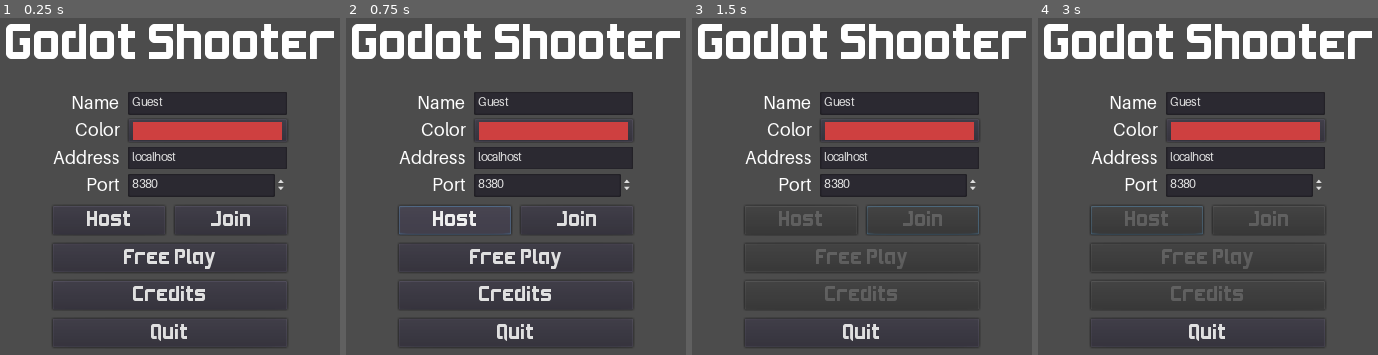
Above: before the commit, frames 1-4 (left to right).
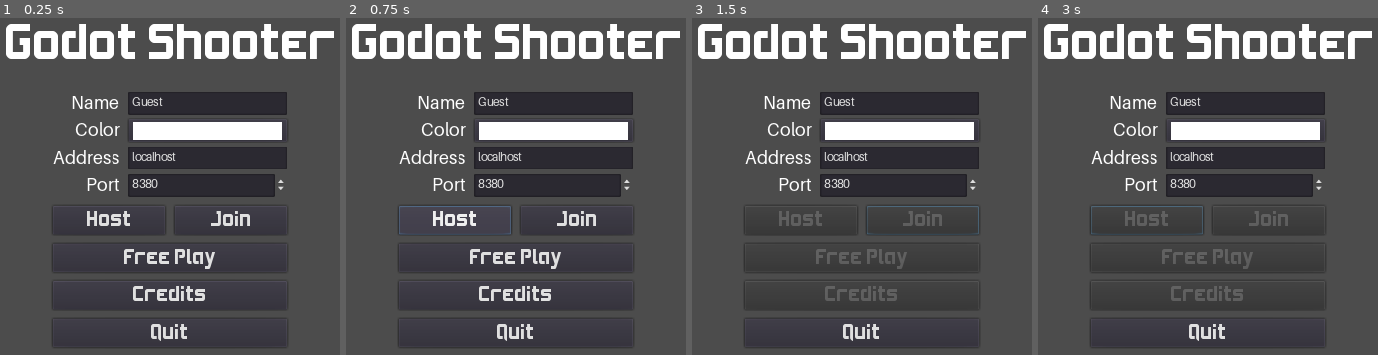
Above: after the commit, the same moments.

Repository: kdreese/godot-3D-shooter-project
Game: Godot game, scene res://src/states/Menu.tscn
The game is run twice, just before and just after one commit, with the same random seed, the same clock (stepped at 60 frames per second) and the same inputs.
Inputs (mouse positions are in pixels of both pictures, inside the frame that each line leads up to):
- Up to frame 1 (0.25 s): no input
- Up to frame 2 (0.75 s): click "Host" at 0.5 s
- Up to frame 3 (1.5 s): click "Join" at 1.25 s
- Up to frame 4 (3 s): move the mouse to (outside the picture) at 2.02 s; press the mouse at (outside the picture) at 2.03 s; hold D (move_right) 2.03-2.78 s; move the mouse to (1170, 206) at 2.77 s; release the mouse at (1170, 206) at 2.78 s; hold S (move_backwards) from 2.78 s (still down); click (1170, 206) at 2.85 s

The runs differ from the first frame. In frame 1, 2.3% of the frame differs, in the area x 39-83%, y 30-37%; in frame 2, 2.3%; in frame 3, 2.3%; in frame 4, 2.3%.

Commit message:
Minor cleanup in menu.

Diff:
--- a/src/autoload/MultiplayerInfo.gd
+++ b/src/autoload/MultiplayerInfo.gd
@@ -1,4 +1,17 @@
 extends Node
+
+
+const DEFAULT_NAME := "Guest"
+const DEFAULT_COLOR := Color8(255, 255, 255)
+
+
+# Player info, associate ID to data
+var player_info := {}
+# Info we send to other players
+var my_info := {
+	"name": DEFAULT_NAME,
+	"favorite_color": DEFAULT_COLOR
+}
 
 
 func _ready():
@@ -12,12 +25,6 @@
 	assert(not error)
 	error = get_tree().connect("server_disconnected", self, "_server_disconnected")
 	assert(not error)
-
-
-# Player info, associate ID to data
-var player_info := {}
-# Info we send to other players
-var my_info := { name = "Johnson Magenta", favorite_color = Color8(255, 0, 255) }
 
 
 func _player_connected(id: int):
@@ -75,3 +82,12 @@
 		scoreboard.add_player(id)
 		if get_tree().is_network_server():
 			scoreboard.rpc("update_score", scoreboard.current_score)
+
+
+# Get the player id for this instance. If connected to a server, this is equivalent to the unique
+# network id. If in free play, this will always return 1.
+func get_player_id() -> int:
+	if get_tree().network_peer:
+		return get_tree().get_network_unique_id()
+	else:
+		return 1
--- a/src/states/Menu.gd
+++ b/src/states/Menu.gd
@@ -12,16 +12,20 @@
 onready var credits_button := $"%CreditsButton" as Button
 
 
-
 func _ready() -> void:
 	Input.mouse_mode = Input.MOUSE_MODE_VISIBLE
+	# Get the values from the multiplayer info singleton.
+	name_line_edit.text = MultiplayerInfo.my_info.name
+	color_picker_button.color = MultiplayerInfo.my_info.favorite_color
 
 
+# Enter the level scene and start playing the game.
 func play() -> void:
 	var error := get_tree().change_scene("res://src/states/Game.tscn")
 	assert(not error)
 
 
+# Create and host a multiplayer session. Triggered by the "Host" button.
 func host_session() -> void:
 	MultiplayerInfo.my_info.name = name_line_edit.text
 	MultiplayerInfo.my_info.favorite_color = color_picker_button.color
@@ -49,6 +53,7 @@
 	credits_button.disabled = false
 
 
+# Join a session that someone else is hosting. Triggered by the "Join" button.
 func join_session() -> void:
 	MultiplayerInfo.my_info.name = name_line_edit.text
 	MultiplayerInfo.my_info.favorite_color = color_picker_button.color
@@ -60,13 +65,16 @@
 		return
 	disable_play_buttons()
 	get_tree().network_peer = peer
-	# Wait until MultiplayerInfo gets a connection_ok to join, at which point call "session_joined"
+	# Wait until MultiplayerInfo gets a connection_ok to join, at which point the MultiplayerInfo
+	# class calls "session_joined".
 
 
+# Called upon successful connection to a host server.
 func session_joined() -> void:
 	play()
 
 
+# Start the game without connecting to a server.
 func free_play_session() -> void:
 	MultiplayerInfo.my_info.name = name_line_edit.text
 	MultiplayerInfo.my_info.favorite_color = color_picker_button.color
